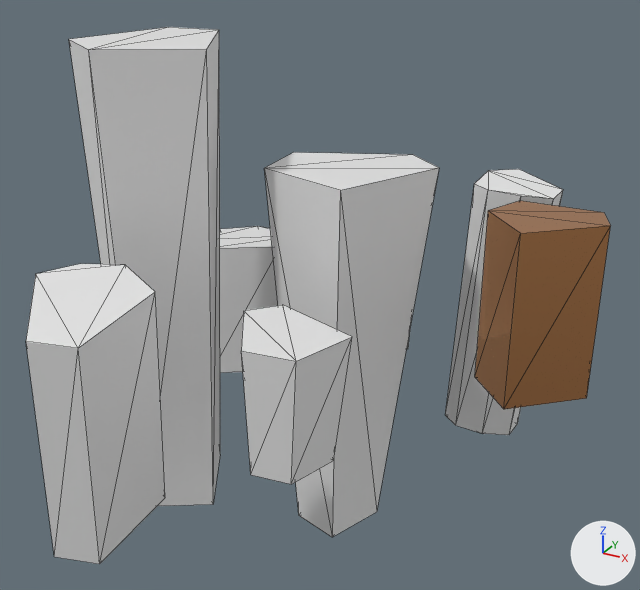
Two versions of the glTF model public/models/plates.glb, one commit apart.
Camera for both pictures: a camera (50 mm lens) standing at (10.8, -21.3, 12.5) and looking at (-0.5, -0.6, 2.2). Every picture has the same lights, and +X, +Y and +Z are marked at lower right. The first picture is the older version. Mesh edges are drawn as thin lines. Where no turn or scale is listed for an object, it has been applied to the vertices. Vertices at exactly the same position are counted once.

Names of what the first picture shows: '平面.008', '平面.009', '平面.011', '平面.012', '平面.013', '平面.014', '平面.015'.
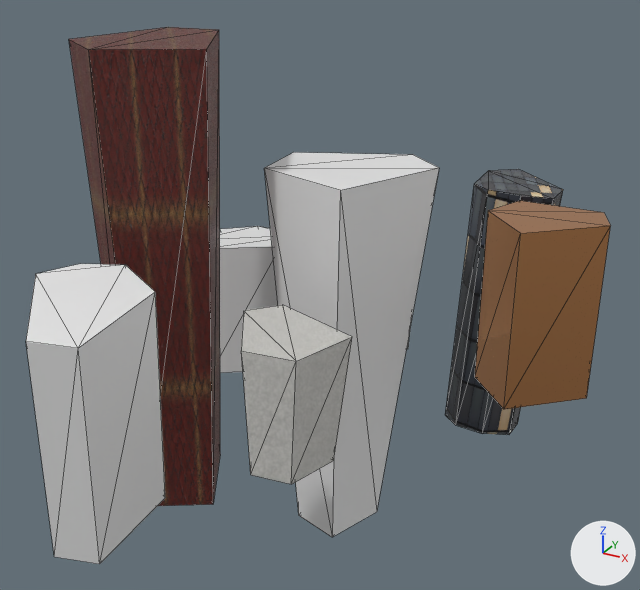
Where the change shows, as pixel boxes (x1, y1, x2, y2) in the pictures (640 x 590 px):
'平面.009', recoloured, surface changed (white to brown): (69, 27, 220, 506) in both
'平面.014', recoloured: (241, 305, 352, 484) in both
'平面.015', recoloured (white to grey): (445, 169, 563, 435) in both

Diff of the bpy script that builds the scene:
```diff
--- a/public/models/plates.glb.py
+++ b/public/models/plates.glb.py
@@ img_facade_one_normal @@
+img_facade_one_normal = load_image('facade_one_Normal', '_unpacked/facade_one_Normal', 1024, 1024, 'Non-Color')
@@ img_facade_one_base_color @@
+img_facade_one_base_color = load_image('facade_one_Base_Color', '_unpacked/facade_one_Base_Color', 1024, 1024, 'sRGB')
@@ img_facade_one_roughness @@
+img_facade_one_roughness = load_image('facade_one_Roughness', '_unpacked/facade_one_Roughness', 1024, 1024, 'Non-Color')
@@ img_rice_roughness @@
+img_rice_roughness = load_image('Rice_Roughness', '_unpacked/Rice_Roughness', 1024, 1024, 'Non-Color')
@@ img_rice_normal @@
+img_rice_normal = load_image('Rice_Normal', '_unpacked/Rice_Normal', 1024, 1024, 'Non-Color')
@@ img_rice_base_color @@
+img_rice_base_color = load_image('Rice_Base_Color', '_unpacked/Rice_Base_Color', 1024, 1024, 'sRGB')
@@ img_raw_grilled_steak_normal @@
+img_raw_grilled_steak_normal = load_image('Raw_Grilled_Steak_Normal', '_unpacked/Raw_Grilled_Steak_Normal', 1024, 1024, 'Non-Color')
@@ img_raw_grilled_steak_roughness @@
+img_raw_grilled_steak_roughness = load_image('Raw_Grilled_Steak_Roughness', '_unpacked/Raw_Grilled_Steak_Roughness', 1024, 1024, 'Non-Color')
@@ img_raw_grilled_steak_base_color @@
+img_raw_grilled_steak_base_color = load_image('Raw_Grilled_Steak_Base_Color', '_unpacked/Raw_Grilled_Steak_Base_Color', 1024, 1024, 'sRGB')
@@ mat_modern_glass_curtain_wall @@
+mat_modern_glass_curtain_wall = bpy.data.materials.new('Modern Glass Curtain Wall')
+# uses the picture img_facade_one_base_color
+# uses the picture img_facade_one_normal
+# uses the picture img_facade_one_roughness
@@ mat_white_rice @@
+mat_white_rice = bpy.data.materials.new('White Rice')
+# uses the picture img_rice_base_color
+# uses the picture img_rice_normal
+# uses the picture img_rice_roughness
@@ mat_raw_grilled_steak @@
+mat_raw_grilled_steak = bpy.data.materials.new('Raw Grilled Steak')
+# uses the picture img_raw_grilled_steak_base_color
+# uses the picture img_raw_grilled_steak_normal
+# uses the picture img_raw_grilled_steak_roughness
@@ me_平面_011 @@
 me_平面_011.from_pydata(...)  # 10 vertices, 16 faces; spans x -1.8..2.34, y -2.31..2.47, z -7.47..6.52
 # used by ob_平面_009; location = (-4.75, -2.2, 2.76)
+# me_平面_011 part 1: texture (UV) coordinates changed
+me_平面_011.materials.append(mat_raw_grilled_steak)
@@ me_平面_016 @@
 me_平面_016.from_pydata(...)  # 10 vertices, 16 faces; spans x -1.53..1.52, y -1.38..1.4, z -1.81..1.81
+me_平面_016.materials.append(mat_white_rice)
@@ me_平面_017 @@
 me_平面_017.from_pydata(...)  # 14 vertices, 24 faces; spans x -1.65..1.75, y -1.3..1.46, z -4.89..4.88
+me_平面_017.materials.append(mat_modern_glass_curtain_wall)
```
